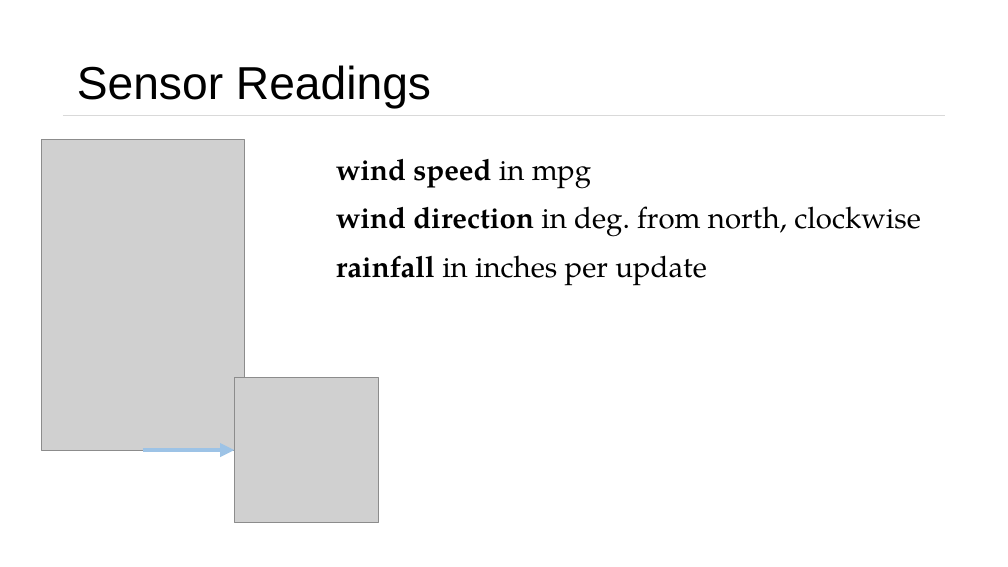
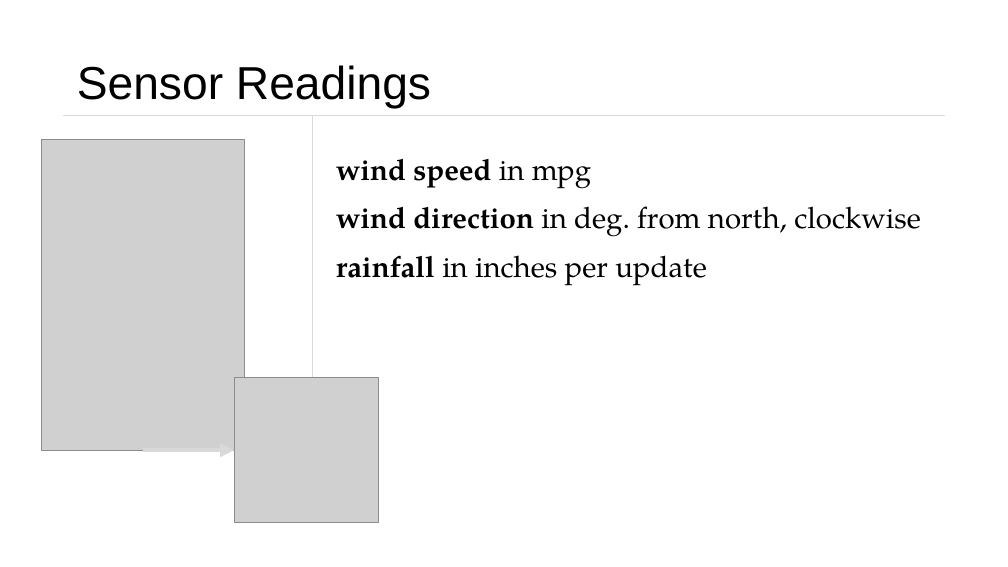
Before and after one commit to Vladnet47/Weather-Station, a slide deck: slide 5 of Presentation.pptx. Drawn at 1008x567 pixels with LibreOffice and Linux fonts; fonts in the diff are those of the drawing; grey boxes stand for pictures. Boxes give left, top, right and bottom in pixels: in the first picture for what was removed or moved away, otherwise in the second. Text is boxed around its words. In the diff, an @@ line names an element or a change of style, - is before the commit and + after.

```diff
--- a/Presentation.pptx
+++ b/Presentation.pptx
@@ line added from (313, 116) to (313, 428), #D9D9D9 0.5 pt @@
@@ arrow (143, 450) - (234, 450): stroke #9DC3E6 4.5 pt to #D9D9D9 4.5 pt @@
```
Also in this commit, not shown: 5 other slides changed, 2 slides added, 2 other files.
